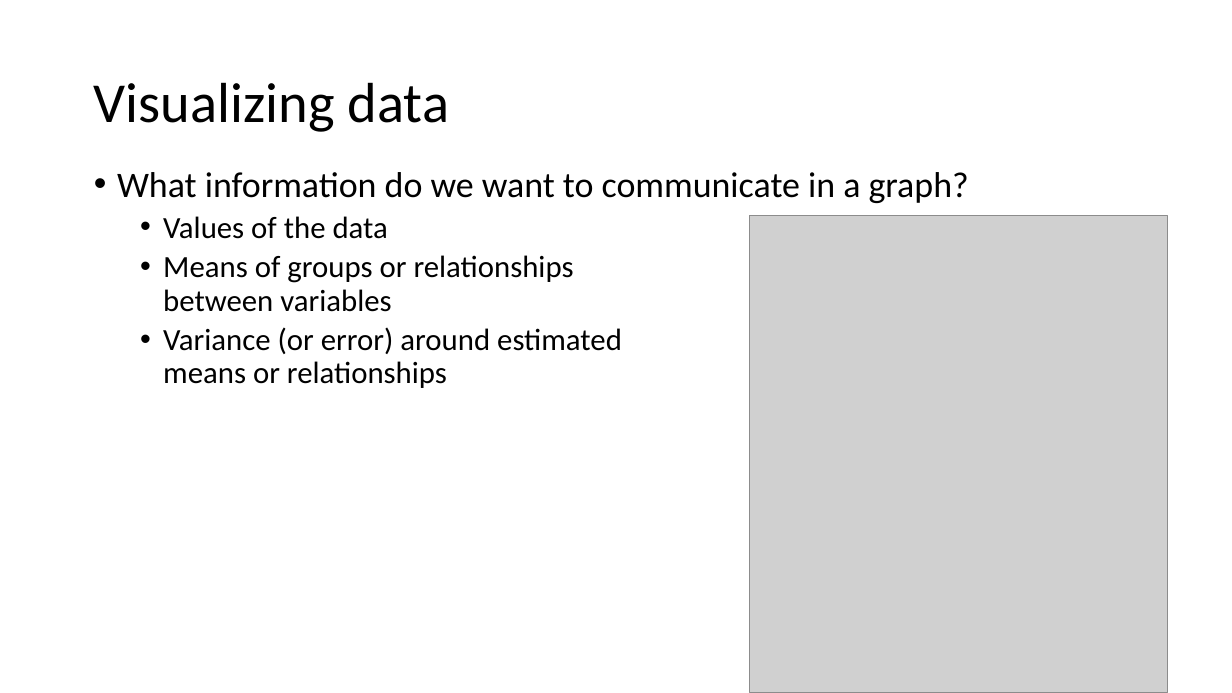
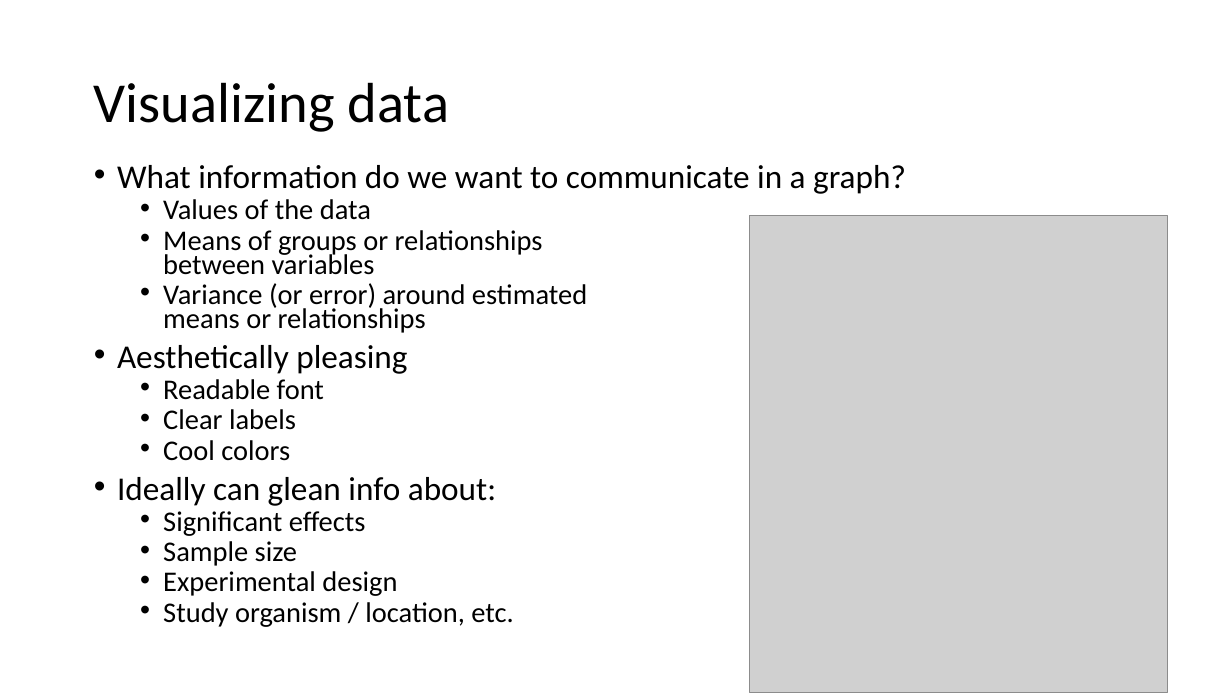
Before and after one commit to hahnp13/Workshops, a slide deck: slide 2 of Slides and materials/ppt files and materials/DataViz.pptx. Drawn at 1232x693 pixels with LibreOffice and Linux fonts; fonts in the diff are those of the drawing; grey boxes stand for pictures. Boxes give left, top, right and bottom in pixels: in the first picture for what was removed or moved away, otherwise in the second. Text is boxed around its words. In the diff, an @@ line names an element or a change of style, - is before the commit and + after.

Commit message:
updated materials for data viz

```diff
--- a/Slides and materials/ppt files and materials/DataViz.pptx
+++ b/Slides and materials/ppt files and materials/DataViz.pptx
@@ text at (117,165,906,333): size 28 to 25.9 pt in "What information do we want to communicate ..."; size 24 to 22.2 pt in "Values of the data", "Means of groups or relationships between variables", "Variance (or error) around estimated means or ..."; line spacing 0.9 to 0.7 @@
@@ text at (117,345,513,627): paragraphs added @@
+• Aesthetically pleasing
+  • Readable font
+  • Clear labels
+  • Cool colors
+• Ideally can glean info about:
+  • Significant effects
+  • Sample size
+  • Experimental design
+  • Study organism / location, etc.
```
Also in this commit, not shown: 8 other slides changed, 7 slides added, 1 slide removed, 2 other files.
